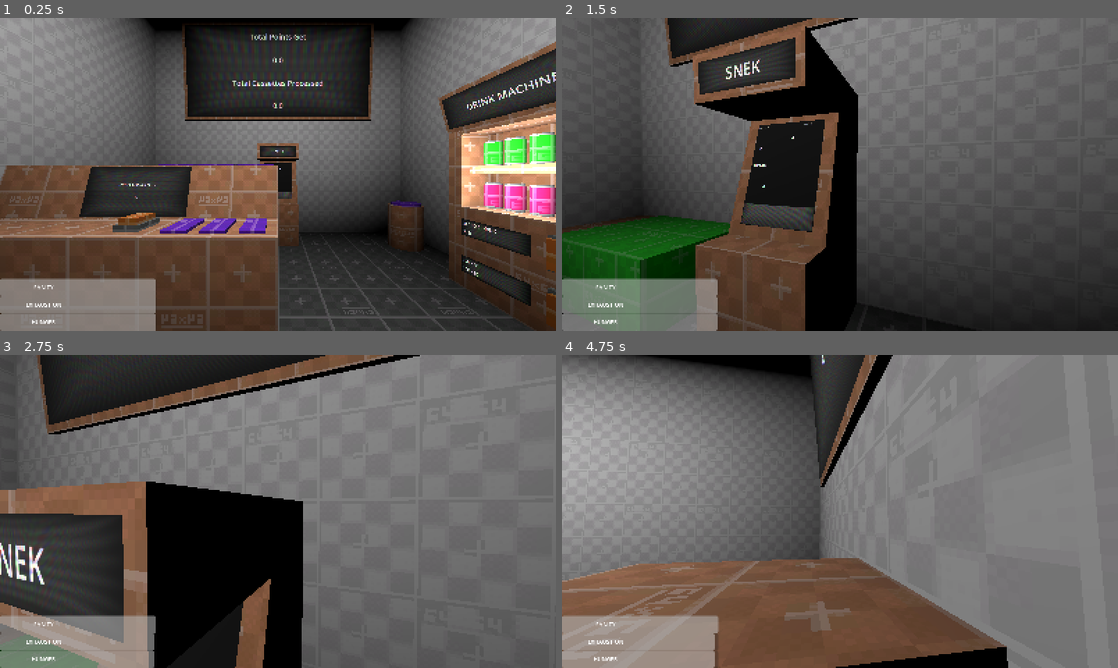
Above: before the commit, frames 1-4 (two rows, left to right).
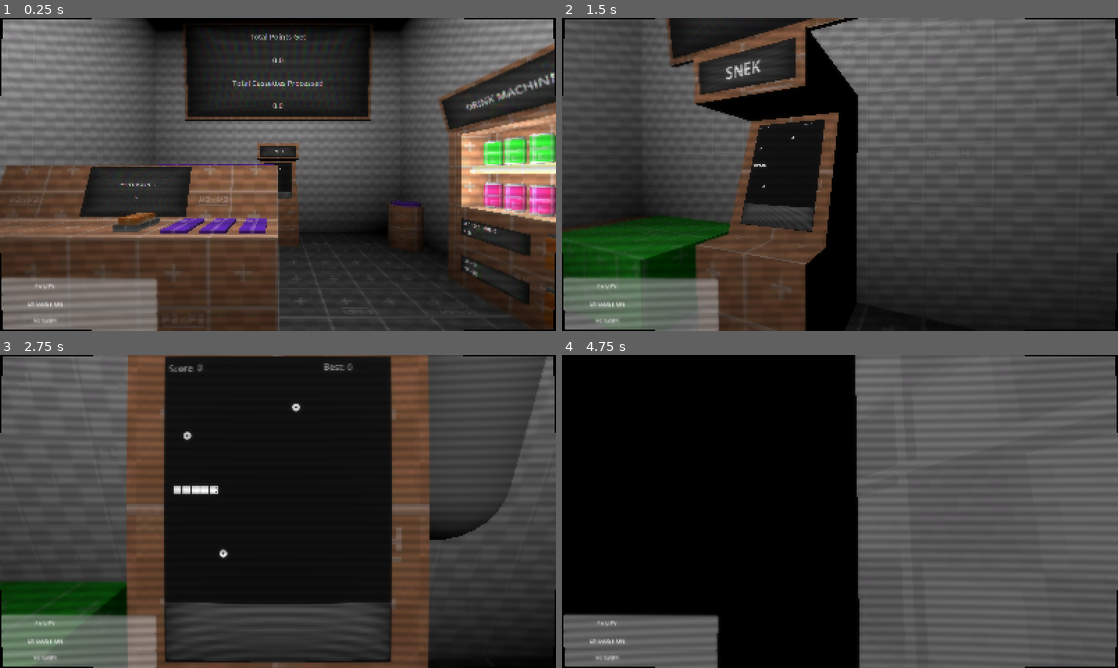
Above: after the commit, the same moments.

Repository: DustyBite/NoahProtocol
Game: Godot game, scene res://assets/TEMP/Scenes/Pre-AlphaTestWorld/Pre-Alpha Test.tscn
Two runs of this game, one before a commit and one after it. Both use one fixed random seed, a clock stepped at 60 frames per second and the inputs below.
Inputs (mouse positions are in pixels of both pictures, inside the frame that each line leads up to):
- Up to frame 1 (0.25 s): no input
- Up to frame 2 (1.5 s): tap Enter (ui_accept) at 0.5, 0.77 s; move the mouse to (867, 174) at 0.52 s; hold E (interact) 0.53-1.28 s; hold W (forward) from 0.53 s (still down); move the mouse to (812, 174) at 1.27 s; tap Ctrl (crouch) at 1.35 s
- Up to frame 3 (2.75 s): keep holding W (forward); tap Enter (ui_accept) at 1.52 s; tap E (interact) at 1.55 s; move the mouse to (289, 505) at 2.02 s; hold E (interact) from 2.03 s (still down); tap F (flashlight) at 2.1 s
- Up to frame 4 (4.75 s): keep holding W (forward); tap Enter (ui_accept) at 2.75, 3.02, 3.77, 4.52 s; move the mouse to (834, 517) at 2.77 s; release E (interact) at 2.78 s; tap E (interact) at 2.85, 3.8, 4.55 s; move the mouse to (878, 514) at 3.52 s; press the mouse at (878, 514) at 3.53 s; tap Escape (pause) at 4.15 s; move the mouse to (795, 508) at 4.27 s; release the mouse at (795, 508) at 4.28 s; right-click (795, 508) at 4.35 s

The runs differ from the first frame. In frame 1, 9.6% of the frame differs, in the area x 0-100%, y 0-100%; in frame 2, 4.1%; in frame 3, 79%; in frame 4, 90%.

Commit message:
Updates

Diff:
--- a/noah-protocol/assets/TEMP/ArcadeMachines/arcadeMachine.tscn
+++ b/noah-protocol/assets/TEMP/ArcadeMachines/arcadeMachine.tscn
@@ -28,6 +28,7 @@
 albedo_texture = SubResource("ViewportTexture_m481m")
 emission_enabled = true
 emission_texture = SubResource("ViewportTexture_qso4w")
+texture_filter = 0
 
 [sub_resource type="PlaneMesh" id="PlaneMesh_hst2r"]
 resource_local_to_scene = true
@@ -86,6 +87,9 @@
 script = ExtResource("1_088cu")
 mesh = NodePath("Meshes/MeshInstance3D3")
 interactButton = "[ E ]"
+
+[node name="Camera3D" type="Camera3D" parent="." unique_id=1767122183]
+transform = Transform3D(1, 0, 0, 0, 0.9659259, 0.25881907, 0, -0.25881907, 0.9659258, 0, 1.4015832, 0.65247905)
 
 [node name="Meshes" type="Node3D" parent="." unique_id=1786233176]
 
@@ -151,6 +155,7 @@
 mesh = SubResource("QuadMesh_m481m")
 
 [node name="rgbSeperatorLayer" type="CanvasLayer" parent="machineLabelSubviewport/screenEffects" unique_id=1243747249]
+visible = false
 
 [node name="rgbSeperator" type="MeshInstance2D" parent="machineLabelSubviewport/screenEffects/rgbSeperatorLayer" unique_id=1419700573]
 material = SubResource("ShaderMaterial_qso4w")
@@ -168,6 +173,7 @@
 mesh = SubResource("QuadMesh_m481m")
 
 [node name="rgbSeperatorLayer" type="CanvasLayer" parent="gameSubviewport/screenEffects" unique_id=273725633]
+visible = false
 
 [node name="rgbSeperator" type="MeshInstance2D" parent="gameSubviewport/screenEffects/rgbSeperatorLayer" unique_id=286532705]
 material = SubResource("ShaderMaterial_qso4w")
--- a/noah-protocol/assets/TEMP/ArcadeMachines/arcadeMachineScript.gd
+++ b/noah-protocol/assets/TEMP/ArcadeMachines/arcadeMachineScript.gd
@@ -8,6 +8,7 @@
 # Onready var
 
 @onready var machineLabel = $machineLabelSubviewport/Control/Panel/Label
+@onready var terminalCam = $Camera3D
 
 # Basic var
 
@@ -26,4 +27,4 @@
 
 func interact(body):
 	if body.has_method("enterTerminal") and gameController != null:
-		body.enterTerminal(gameController, true)
+		body.enterTerminal(gameController, terminalCam, true)
--- a/noah-protocol/assets/TEMP/bed/bed.tscn
+++ b/noah-protocol/assets/TEMP/bed/bed.tscn
@@ -35,3 +35,6 @@
 [node name="CollisionShape3D" type="CollisionShape3D" parent="StaticBody3D" unique_id=1361806410]
 transform = Transform3D(1, 0, 0, 0, 1, 0, 0, 0, 1, 0, 0.3, 0)
 shape = SubResource("BoxShape3D_g4v7s")
+
+[node name="Marker3D" type="Marker3D" parent="." unique_id=2130268393]
+transform = Transform3D(1, 0, 0, 0, 1, 0, 0, 0, 1, -0.6958829, 0.69751954, 0)
--- a/noah-protocol/assets/TEMP/bed/bedScript.gd
+++ b/noah-protocol/assets/TEMP/bed/bedScript.gd
@@ -1 +1,7 @@
 extends InteractableStatic
+
+@onready var camPos = $Marker3D
+
+func interact(body):
+	if body.has_method("sleep"):
+		body.sleep(camPos)
--- a/noah-protocol/assets/TEMP/mainTerminal/mainTerminal.tscn
+++ b/noah-protocol/assets/TEMP/mainTerminal/mainTerminal.tscn
@@ -45,6 +45,7 @@
 albedo_texture = SubResource("ViewportTexture_mc75p")
 emission_enabled = true
 emission_texture = SubResource("ViewportTexture_xrsl8")
+texture_filter = 0
 
 [sub_resource type="PlaneMesh" id="PlaneMesh_keuar"]
 resource_local_to_scene = true
@@ -71,6 +72,9 @@
 mesh = NodePath("MeshInstance3D")
 interactButton = "[ E ]"
 
+[node name="Camera3D" type="Camera3D" parent="." unique_id=1364369481]
+transform = Transform3D(1, 0, 0, 0, 0.8660254, 0.5, 0, -0.5, 0.8660254, 0, 1.3813629, 0.6263694)
+
 [node name="SubViewport" type="SubViewport" parent="." unique_id=869616436]
 size = Vector2i(800, 600)
 
@@ -87,6 +91,7 @@
 mesh = SubResource("QuadMesh_l15dx")
 
 [node name="rgbSeperatorLayer" type="CanvasLayer" parent="SubViewport/screenEffects" unique_id=658877313]
+visible = false
 
 [node name="rgbSeperator" type="MeshInstance2D" parent="SubViewport/screenEffects/rgbSeperatorLayer" unique_id=853939746]
 material = SubResource("ShaderMaterial_78ch1")
--- a/noah-protocol/assets/TEMP/mainTerminal/mainTerminalScript.gd
+++ b/noah-protocol/assets/TEMP/mainTerminal/mainTerminalScript.gd
@@ -7,10 +7,11 @@
 # Onready var
 
 @onready var screenController = $SubViewport/mainTerminalScreen
+@onready var terminalCam = $Camera3D
 
 func interact(body):
 	if body.has_method("enterTerminal"):
-		body.enterTerminal(screenController, false)
+		body.enterTerminal(screenController, terminalCam, false)
 
 func spawnUpgrade(cardScene, type, modifier):
 	var card = cardScene.instantiate()
--- a/noah-protocol/assets/interactables/Slots/cardSlot.tscn
+++ b/noah-protocol/assets/interactables/Slots/cardSlot.tscn
@@ -12,6 +12,7 @@
 [node name="slot" type="Node3D" unique_id=1451234101]
 script = ExtResource("1_nrddi")
 slotType = "card"
+hasOffset = true
 
 [node name="Marker3D" type="Marker3D" parent="." unique_id=1803217197]
 
--- a/noah-protocol/assets/interactables/Slots/slotScript.gd
+++ b/noah-protocol/assets/interactables/Slots/slotScript.gd
@@ -1,5 +1,7 @@
 extends Node3D
 class_name ItemSlot
+
+# Onready vars
 
 @onready var marker: Marker3D = $Marker3D
 @onready var area: Area3D = $Area3D
@@ -7,6 +9,13 @@
 @export var slotType: String
 
 @onready var ghostMesh := $meshGhost
+
+# Export vars
+
+@export var hasOffset: bool = false
+@export var removeOffset: Vector3 = Vector3(0,.25,0)
+
+# Basic vars
 
 var slottedItem = null
 
@@ -46,11 +55,14 @@
 	if slottedItem:
 		slottedItem.unplace()
 		var savedPosition = slottedItem.global_position
-		#var savedRotation = slottedItem.global_rotation
+		var savedRotation = slottedItem.global_rotation
 		remove_child(slottedItem)
 		get_tree().current_scene.add_child(slottedItem)
+		if hasOffset:
+			savedPosition += removeOffset
+
 		slottedItem.global_position = savedPosition
-		#slottedItem.global_rotation = savedRotation
+		slottedItem.global_rotation = savedRotation
 		slottedItem = null
 		area.monitoring = true
 
--- a/noah-protocol/assets/interactables/cassetteItems/cassette/cardMaterial/customCardShader.gdshader
+++ b/noah-protocol/assets/interactables/cassetteItems/cassette/cardMaterial/customCardShader.gdshader
@@ -1,11 +1,18 @@
 shader_type spatial;
 
+group_uniforms Textures.Base;
 uniform sampler2D mainTexture : filter_nearest;
+group_uniforms Textures.Surface;
+uniform sampler2D alphaTexture : filter_nearest;
+uniform sampler2D metallicTexture : filter_nearest, hint_default_black;
+uniform sampler2D roughnessTexture : filter_nearest;
+group_uniforms Textures.Masks;
 uniform sampler2D handleFilter : filter_nearest;
 uniform sampler2D caseFilter : filter_nearest;
 uniform sampler2D indicAFilter : filter_nearest;
 uniform sampler2D indicBFilter : filter_nearest;
 
+group_uniforms Colors;
 uniform vec4 handleColor : source_color;
 uniform vec4 caseColor : source_color;
 uniform vec4 indicAColor : source_color;
@@ -23,21 +30,24 @@
 	vec4 iAFilter = texture(indicAFilter, UV);
 	vec4 iBFilter = texture(indicBFilter, UV);
 
-	vec4 emisionTex1 = texture(indicAFilter, UV);
-	vec4 emisionTex2 = texture(indicBFilter, UV);
+	// 0 if the color is black (off), 1 otherwise
+	float aOn = step(0.01, max(max(indicAColor.r, indicAColor.g), indicAColor.b));
+	float bOn = step(0.01, max(max(indicBColor.r, indicBColor.g), indicBColor.b));
 
-	emisionTex1 = indicAColor * emisionTex1;
-	emisionTex2 = indicBColor * emisionTex2;
-
-	vec4 emission = emisionTex1 + emisionTex2;
-
-	EMISSION = emission.rgb;
+	// black color or black mask = no emission
+	vec3 emission = mainTex.rgb * (indicAColor.rgb * iAFilter.r + indicBColor.rgb * iBFilter.r);
+	EMISSION = emission;
 
 	vec3 mainAdbedo = mainTex.rgb;
 	mainAdbedo = mix(mainAdbedo, mainTex.rgb * caseColor.rgb, cFilter.r);
 	mainAdbedo = mix(mainAdbedo, mainTex.rgb * handleColor.rgb, hFilter.r);
-	mainAdbedo = mix(mainAdbedo, mainTex.rgb * indicAColor.rgb, iAFilter.r);
-	mainAdbedo = mix(mainAdbedo, mainTex.rgb * indicBColor.rgb, iBFilter.r);
+	mainAdbedo = mix(mainAdbedo, mainTex.rgb * indicAColor.rgb, iAFilter.r * aOn);
+	mainAdbedo = mix(mainAdbedo, mainTex.rgb * indicBColor.rgb, iBFilter.r * bOn);
 
 	ALBEDO = mainAdbedo;
+
+	ROUGHNESS = texture(roughnessTexture, UV).r;
+	METALLIC = texture(metallicTexture, UV).r;
+	ALPHA = texture(alphaTexture, UV).r;
+	ALPHA_SCISSOR_THRESHOLD = 0.5;
 }
--- a/noah-protocol/assets/interactables/cassetteItems/cassette/cartridge.tscn
+++ b/noah-protocol/assets/interactables/cassetteItems/cassette/cartridge.tscn
@@ -4,10 +4,13 @@
 [ext_resource type="Shader" uid="uid://d0n12ue8wjkl2" path="res://assets/interactables/outlineShader.gdshader" id="2_fjt8e"]
 [ext_resource type="Shader" uid="uid://djav1egd1s0oc" path="res://assets/interactables/cassetteItems/cassette/cardMaterial/customCardShader.gdshader" id="3_q0eip"]
 [ext_resource type="Texture2D" uid="uid://dnsbcsws4abvr" path="res://assets/interactables/cassetteItems/cassette/cardMaterial/cardTextures/psuCaseIsolator.png" id="4_fjt8e"]
+[ext_resource type="Texture2D" uid="uid://bvvoqenrdynnf" path="res://assets/interactables/cassetteItems/cassette/cardMaterial/cardTextures/psuAlphaTex.png" id="4_xvv1q"]
 [ext_resource type="Texture2D" uid="uid://b0cel842456m7" path="res://assets/interactables/cassetteItems/cassette/cardMaterial/cardTextures/psuHandleIsolator.png" id="5_vi6oi"]
 [ext_resource type="Texture2D" uid="uid://do6tmphqroi35" path="res://assets/interactables/cassetteItems/cassette/cardMaterial/cardTextures/psuIndicatorAIsolator.png" id="6_xvv1q"]
 [ext_resource type="Texture2D" uid="uid://cpxc0iqkxlya1" path="res://assets/interactables/cassetteItems/cassette/cardMaterial/cardTextures/psuIndicatorBIsolator.png" id="7_xass4"]
 [ext_resource type="Texture2D" uid="uid://cqajv7jhkctrl" path="res://assets/interactables/cassetteItems/cassette/cardMaterial/cardTextures/psuTexture.png" id="8_wedrd"]
+[ext_resource type="Texture2D" uid="uid://d3uefv8x8hs3k" path="res://assets/interactables/cassetteItems/cassette/cardMaterial/cardTextures/psuMetallicMap.png" id="10_xass4"]
+[ext_resource type="Texture2D" uid="uid://dwnq8l5u620m2" path="res://assets/interactables/cassetteItems/cassette/cardMaterial/cardTextures/psuRoughnessMap.png" id="11_wedrd"]
 
 [sub_resource type="BoxShape3D" id="BoxShape3D_60eil"]
 size = Vector3(0.06, 0.3, 0.3)
@@ -24,6 +27,9 @@
 next_pass = SubResource("ShaderMaterial_dvbrj")
 shader = ExtResource("3_q0eip")
 shader_parameter/mainTexture = ExtResource("8_wedrd")
+shader_parameter/alphaTexture = ExtResource("4_xvv1q")
+shader_parameter/metallicTexture = ExtResource("10_xass4")
+shader_parameter/roughnessTexture = ExtResource("11_wedrd")
 shader_parameter/handleFilter = ExtResource("5_vi6oi")
 shader_parameter/caseFilter = ExtResource("4_fjt8e")
 shader_parameter/indicAFilter = ExtResource("6_xvv1q")
--- a/noah-protocol/assets/interactables/cassetteItems/cassette/cartridgeScript.gd
+++ b/noah-protocol/assets/interactables/cassetteItems/cassette/cartridgeScript.gd
@@ -5,11 +5,16 @@
 @export var caseColorNew := Color(1.0, 1.0, 1.0, 1.0)
 @export var caseColorAged := Color(.78, 0.65, 0.25, 1.0)
 
+@export var corruptChanceNew: float = 0.02
+@export var corruptChanceAged: float = 0.30
+@export var wipedChance: float = 0.05
+@export var processedChance: float = 0.10
+
 # Basic vars
 
 var cardAge: float = 0
 
-var status: String = "upload"
+var status: String = "loaded"
 
 var blinkFlip: bool = true
 var blinkTimer: float = 0.0
@@ -23,7 +28,7 @@
 	cardAge = getRandomAge()
 	applyCardVisuals()
 
-	TEMPrandStatus()
+	randStatus()
 	blinkTimer = randf() * blinkInterval
 
 func _process(delta: float) -> void:
@@ -64,13 +69,13 @@
 	for mat in baseMaterial:
 		match status:
 			"loaded":
-				mat.set_shader_parameter("indicBColor", Color(0,1,0,1))
+				mat.set_shader_parameter("indicBColor", Color(0,1,0,0.5))
 			"processing":
-				mat.set_shader_parameter("indicBColor", Color(1,.5,0,1))
+				mat.set_shader_parameter("indicBColor", Color(1,.5,0,0.5))
 			"clear":
-				mat.set_shader_parameter("indicBColor", Color(0,0,1,1))
+				mat.set_shader_parameter("indicBColor", Color(0,0,1,0.5))
 			"corrupted":
-				mat.set_shader_parameter("indicBColor", Color(1,0,0,1))
+				mat.set_shader_parameter("indicBColor", Color(1,0,0,0.5))
 
 func blinkIndicLight():
 	for mat in baseMaterial:
@@ -81,8 +86,19 @@
 		else:
 			mat.set_shader_parameter("indicAColor", Color(0,1,0,1))
 
-func TEMPrandStatus():
-	if randf() < 0.05:
+func randStatus():
+	var corruptChance = lerp(corruptChanceNew, corruptChanceAged, cardAge)
+
+	if randf() < corruptChance:
 		status = "corrupted"
+		return
+
+	var roll = randf()
+	if roll < wipedChance:
+		status = "clear"
+		wipeProgress = 100.0
+	elif roll < wipedChance + processedChance:
+		status = "processing"
+		processProgress = 100.0
 	else:
 		status = "loaded"
--- a/noah-protocol/assets/player/player.gd
+++ b/noah-protocol/assets/player/player.gd
@@ -18,6 +18,9 @@
 var inTerminal = false
 var inPauseMenu = false
 
+var camTween: Tween
+var savedCamLocal: Transform3D
+
 # Speed Variables
 var currentSpeed = 5.0
 const walkingSpeed = 4.0
@@ -63,6 +66,7 @@
 @onready var eStatUI := $playerUi/mainUi/exhaustionBar
 @onready var sStatUI := $playerUi/mainUi/sanityBar
 
+@onready var crtEffect := $screenEffects/crtEffectLayer/crtShader
 
 # Player Stats
 var hunger: float = 100.0
@@ -76,7 +80,7 @@
 var sanityMod: float = 0.0
 var inGame: bool = false
 
-var drainRate: float = 0.5
+var drainRate: float = 0.25
 
 
 func _ready():
@@ -122,14 +126,16 @@
 	if isPaused:
 		return
 
+	sanityCheck()
+
 	checkRayCol()
 
-	hunger = hunger - delta * drainRate
-	exhaustion = exhaustion - delta * (drainRate + hungerMod)
+	hunger = clampf(hunger - delta * drainRate,0,100)
+	exhaustion = clampf(exhaustion - delta * (drainRate + hungerMod),0,100)
 	if inGame:
-		sanity = sanity + delta * drainRate
-	else:
-		sanity = sanity - delta * (drainRate + (hungerMod / 2) + exhaustionMod)
+		sanity = clampf(sanity + delta * drainRate*2, 0, 100)
+	else:
+		sanity = clampf(sanity - delta * (drainRate + (hungerMod / 2) + exhaustionMod), 0, 100)
 
 	updateStats()
 
@@ -149,7 +155,10 @@
 				interItem.interact(self)
 
 func _physics_process(delta: float) -> void:
-	if isPaused or inTerminal:
+	if isPaused:
+		return
+
+	if inTerminal:
 		return
 
 	# ALWAYS update dragged items, regardless of player authority
@@ -220,19 +229,47 @@
 				var push_direction = -collision.get_normal()
 				collider.apply_force(push_direction * push_force * currentSpeed, collision_point - collider.global_position)
 
-func enterTerminal(terminal, isGame):
+func sanityCheck():
+	var sanityNorm = clampf(sanity / 100.0, 0.0, 1.0)
+	var insanity = 1.0 - sanityNorm
+
+	var crtEffectMat = crtEffect.material
+	crtEffectMat.set_shader_parameter("curvature", clampf(sanity / 10.0, 3, 10))
+	crtEffectMat.set_shader_parameter("vignette_strength", insanity * 0.5)
+	crtEffectMat.set_shader_parameter("vignette_power", insanity * 5.0)
+
+func tweenCamTo(target, duration, onDone: Callable = Callable()):
+	if camTween:
+		camTween.kill()
+
+	var start = camera.global_transform
+	camTween = create_tween()
+	camTween.set_trans(Tween.TRANS_SINE).set_ease(Tween.EASE_IN_OUT)
+	camTween.tween_method(
+		func(w): camera.global_transform = start.interpolate_with(target, w),
+		0.0, 1.0, duration)
+
+	if onDone.is_valid():
+		camTween.tween_callback(onDone)
+
+func enterTerminal(terminal, terminalCam, isGame):
 	#print("enter Terminal")
 	activeTerminal = terminal
 	intRay.enabled = false
-	await get_tree().create_timer(0.1).timeout
-
+	savedCamLocal = camera.transform
+	tweenCamTo(terminalCam.global_transform.orthonormalized(), 0.5)
+	await get_tree().create_timer(0.5).timeout
+
+	terminalCam.make_current()
 	inTerminal = true
 	if isGame:
 		inGame = true
 
-
 func exitTerminal():
 	#print("exit Terminal")
+	camera.make_current()
+	var back = head.global_transform * savedCamLocal
+	tweenCamTo(back, 0.4, func(): camera.transform = savedCamLocal)
 	activeTerminal = null
 	intRay.enabled = true
 	inTerminal = false
@@ -252,10 +289,6 @@
 		exhaustionMod = .5
 	else:
 		exhaustionMod = 0.0
-
-#var exhaustion: float = 100.0
-#var exhaustionMod: float = 0.0
-#var maxExhaRegen: float = 50.0
 
 func consume(type, amount):
 	match type:
@@ -271,6 +304,16 @@
 			else:
 				hunger += amount
 
+func sleep(camTarget):
+	inTerminal = true
+	savedCamLocal = camera.transform
+	tweenCamTo(camTarget.global_transform.orthonormalized(), 0.5)
+	await get_tree().create_timer(1.0).timeout
+	exhaustion = 100
+	var back = head.global_transform * savedCamLocal
+	tweenCamTo(back, 0.4, func(): camera.transform = savedCamLocal)
+	inTerminal = false
+
 func chargeThrow(value):
 	chargedThrow = value
 	if value:
--- a/noah-protocol/assets/player/player.tscn
+++ b/noah-protocol/assets/player/player.tscn
@@ -29,8 +29,8 @@
 [sub_resource type="ShaderMaterial" id="ShaderMaterial_862jj"]
 shader = ExtResource("3_t8m1s")
 shader_parameter/curvature = 7.0
-shader_parameter/vignette_strength = 0.15
-shader_parameter/vignette_power = 4.5
+shader_parameter/vignette_strength = 0.3
+shader_parameter/vignette_power = 5.0
 shader_parameter/scanline_intensity = 0.1
 
 [sub_resource type="QuadMesh" id="QuadMesh_shvar"]
@@ -195,7 +195,6 @@
 [node name="screenEffects" type="Node2D" parent="." unique_id=1607139290]
 
 [node name="crtEffectLayer" type="CanvasLayer" parent="screenEffects" unique_id=824103503]
-visible = false
 
 [node name="crtShader" type="MeshInstance2D" parent="screenEffects/crtEffectLayer" unique_id=341174175]
 material = SubResource("ShaderMaterial_862jj")
--- a/noah-protocol/assets/processingStation/processingStationScript.gd
+++ b/noah-protocol/assets/processingStation/processingStationScript.gd
@@ -71,8 +71,10 @@
 				currentTxt = validTxt
 			"clear":
 				currentTxt = finishedTxt
+				return
 			"corrupted":
 				currentTxt = invalidTxt
+				return
 
 		slot.InteractOff()
 		await processCard(card)
--- a/noah-protocol/project.godot
+++ b/noah-protocol/project.godot
@@ -18,7 +18,6 @@
 [autoload]
 
 NetworkManager="*uid://v42kvmrokdr8"
-SaveLoadSystem="*uid://c4ropdk5klsyh"
 Globals="*uid://cgbaa0uypgufa"
 BestScores="*uid://cetay6xa4hlkl"
 
Binary file added: noah-protocol/assets/interactables/cassetteItems/cassette/cardMaterial/cardTextures/psuAlphaTex.png
Not shown, added: noah-protocol/assets/interactables/cassetteItems/cassette/cardMaterial/cardTextures/psuAlphaTex.png.import
Binary file added: noah-protocol/assets/interactables/cassetteItems/cassette/cardMaterial/cardTextures/psuMetallicMap.png
Not shown, added: noah-protocol/assets/interactables/cassetteItems/cassette/cardMaterial/cardTextures/psuMetallicMap.png.import
Binary file added: noah-protocol/assets/interactables/cassetteItems/cassette/cardMaterial/cardTextures/psuRoughnessMap.png
Not shown, added: noah-protocol/assets/interactables/cassetteItems/cassette/cardMaterial/cardTextures/psuRoughnessMap.png.import
